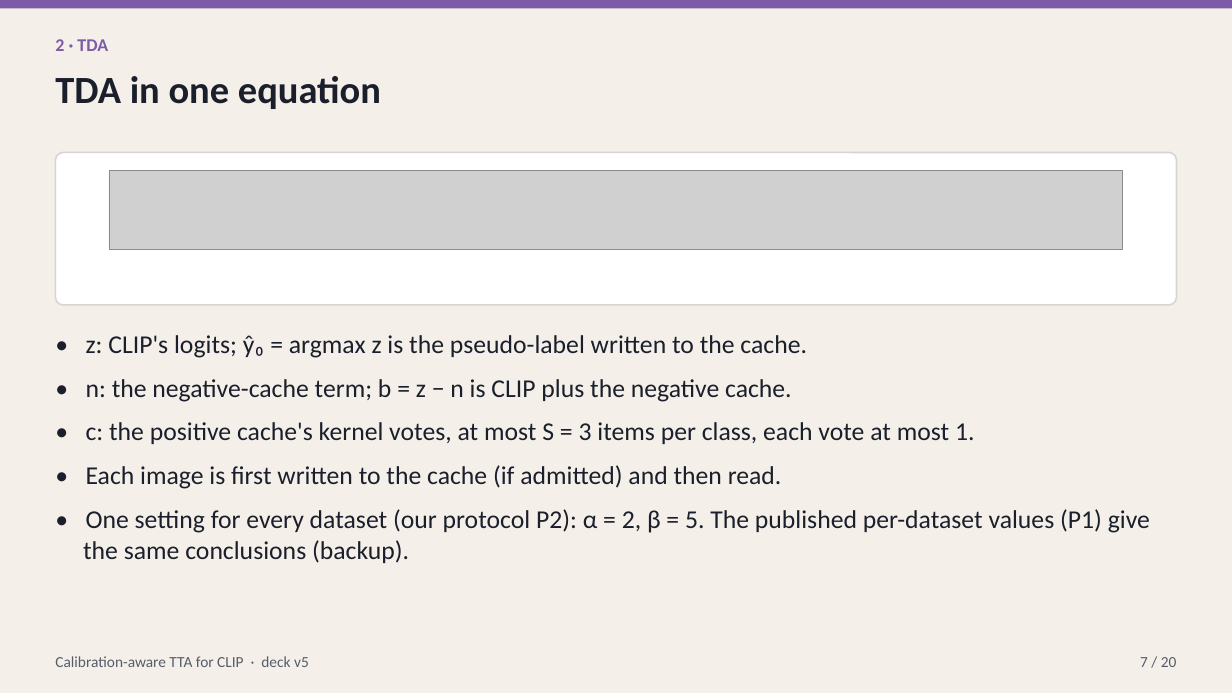
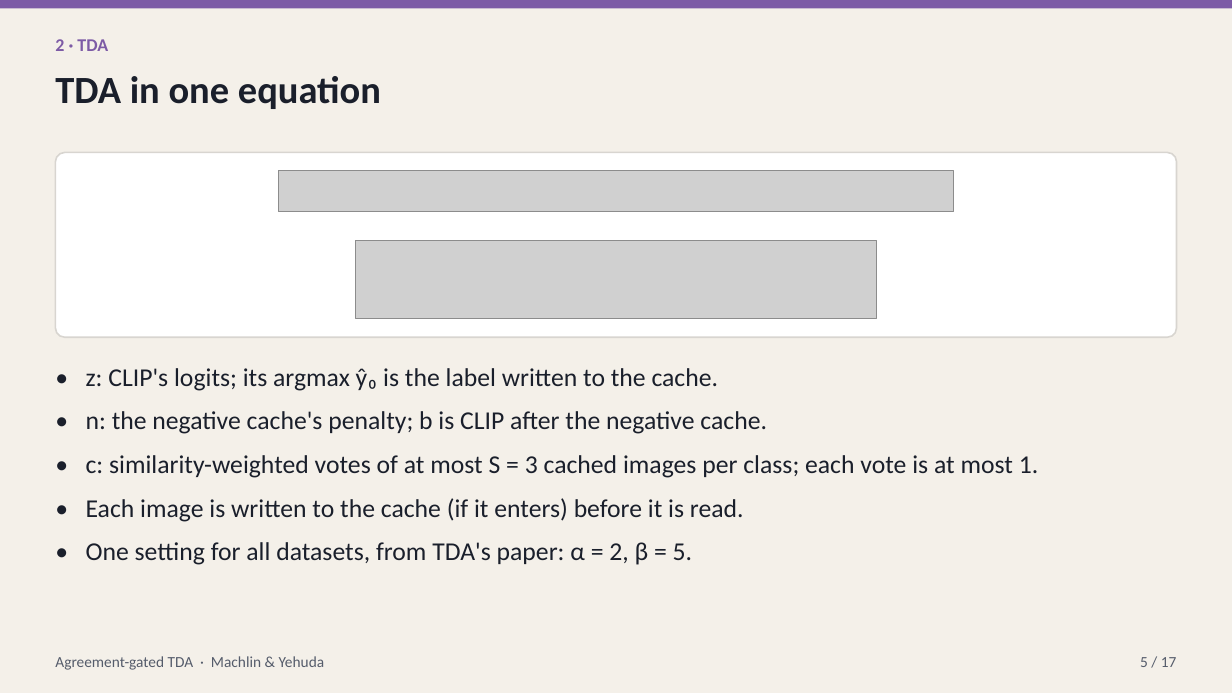
Before and after one commit to macwave12/deep_project_calibration_aware_tta, a slide deck: slide 5 of presentation/calibration_aware_tta.pptx (slide 7 before the commit). Drawn at 1232x693 pixels with LibreOffice and Linux fonts; fonts in the diff are those of the drawing; grey boxes stand for pictures. Boxes give left, top, right and bottom in pixels: in the first picture for what was removed or moved away, otherwise in the second. Text is boxed around its words. In the diff, an @@ line names an element or a change of style, - is before the commit and + after.

```diff
--- a/presentation/calibration_aware_tta.pptx
+++ b/presentation/calibration_aware_tta.pptx
@@ rounded rectangle: place and size @@
-rounded rectangle at <box>55,152,1177,305</box>
+rounded rectangle at <box>55,152,1177,337</box>
@@ picture: place and size @@
-picture at <box>109,171,1123,250</box>
+picture at <box>278,171,954,212</box>
@@ picture added at <box>356,240,877,319</box> @@
@@ text at <box>86,368,1038,565</box>: text changed @@
-• z: CLIP's logits; ŷ₀ = argmax z is the pseudo-label written to the cache.
-• n: the negative-cache term; b = z − n is CLIP plus the negative cache.
-• c: the positive cache's kernel votes, at most S = 3 items per class, each vote at most 1.
-• Each image is first written to the cache (if admitted) and then read.
-• One setting for every dataset (our protocol P2): α = 2, β = 5. The published per-dataset values (P1) give the same conclusions (backup).
+• z: CLIP's logits; its argmax ŷ₀ is the label written to the cache.
+• n: the negative cache's penalty; b is CLIP after the negative cache.
+• c: similarity-weighted votes of at most S = 3 cached images per class; each vote is at most 1.
+• Each image is written to the cache (if it enters) before it is read.
+• One setting for all datasets, from TDA's paper: α = 2, β = 5.
@@ text at <box>55,656,325,670</box>: text changed @@
-Calibration-aware TTA for CLIP · deck v5
+Agreement-gated TDA · Machlin & Yehuda
@@ text at <box>1140,657,1177,667</box>: text changed @@
-7 / 20
+5 / 17
```
Also in this commit, not shown: 14 other slides changed, 5 slides added, 14 slides removed, 50 other files.
